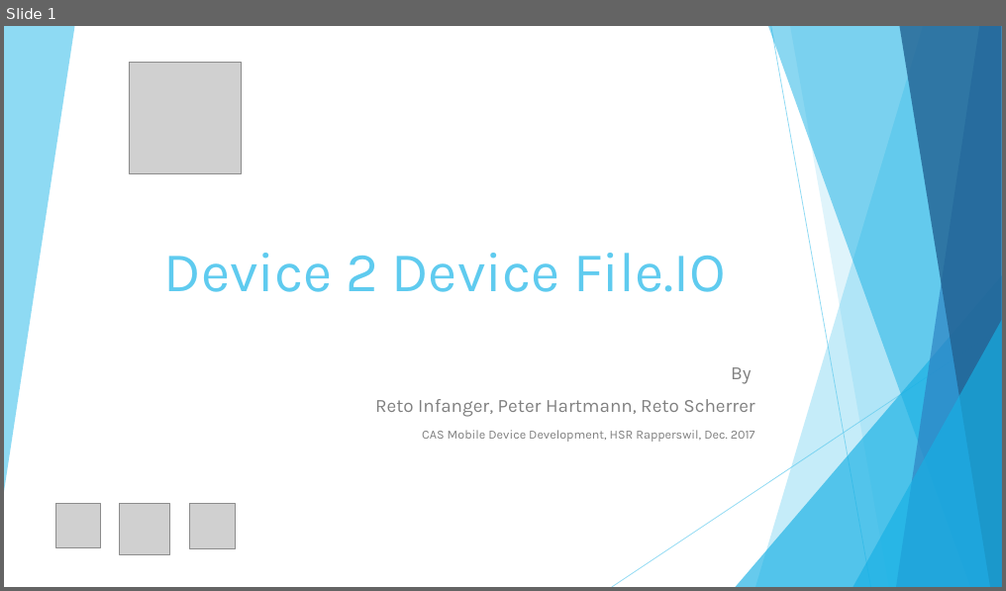
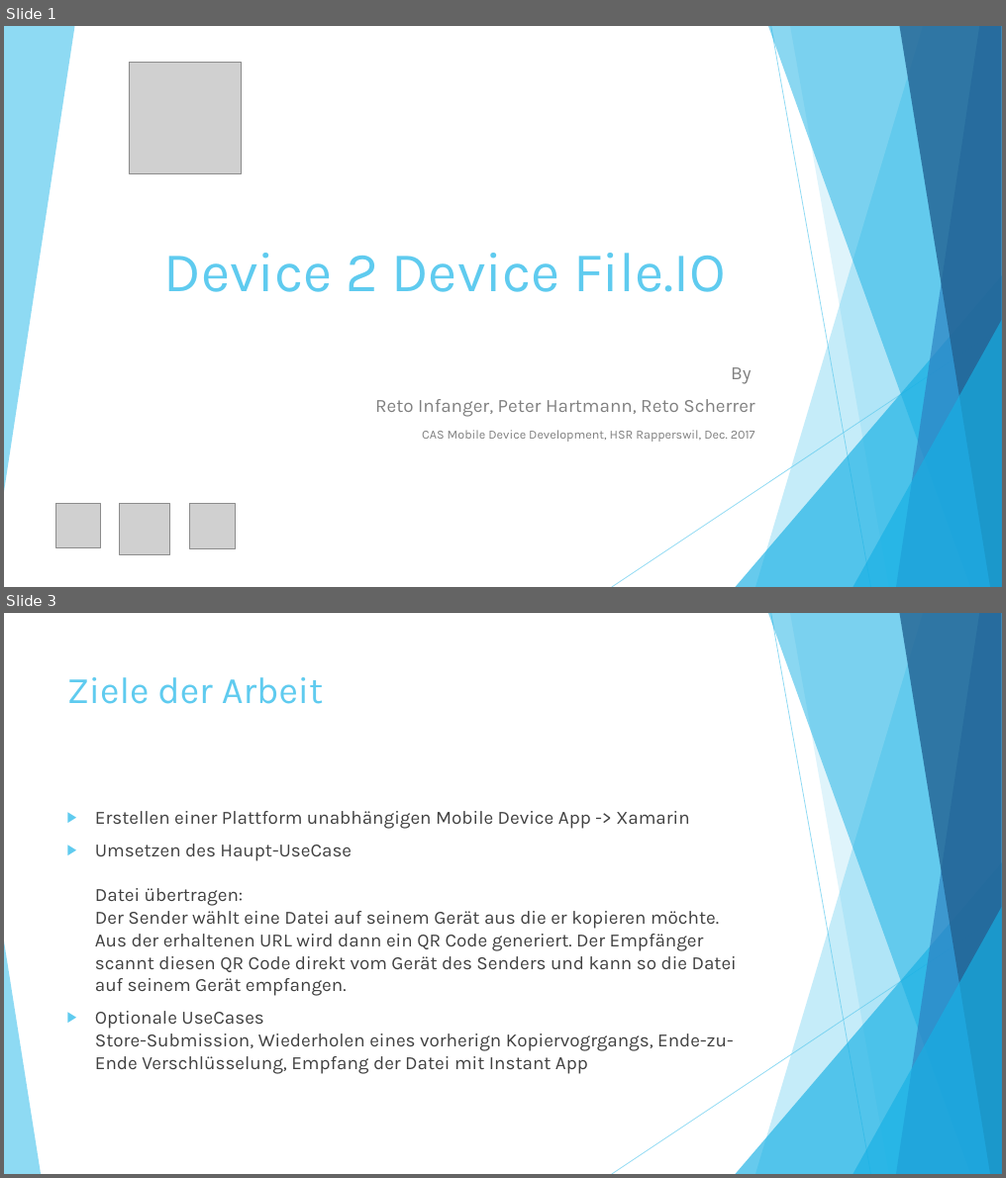
Before and after one commit to chrobacik/Device2Device-FileIO, a slide deck: Projekt Dokumente/Präsentation.pptx. Shown one above the other, each under a label of ours: slide 1 before the commit, slides 1 and 3 after it; the slides between them are not shown. The pictures are 1006x591 and 1006x1178 pixels, drawn with LibreOffice and Linux fonts; fonts in the diff are those of the drawing; grey boxes stand for pictures. Boxes give left, top, right and bottom in pixels: in the first picture for what was removed or moved away, otherwise in the second. Text is boxed around its words. In the diff, an @@ line names an element or a change of style, - is before the commit and + after.

```diff
--- a/Projekt Dokumente/Präsentation.pptx
+++ b/Projekt Dokumente/Präsentation.pptx
@@ slide 3 added at box(4, 613, 1002, 1174), background #FFFFFF; not listed: 9 template elements that a slide beside it also shows @@
@@ title added at box(67, 677, 324, 704), 36 pt, text #5FCBEF @@
+Ziele der Arbeit
@@ text added at box(95, 811, 737, 1074), 18 pt, text #404040 @@
+▶ Erstellen einer Plattform unabhängigen Mobile Device App -> Xamarin
+▶ Umsetzen des Haupt-UseCase
+  Datei übertragen:
+  Der Sender wählt eine Datei auf seinem Gerät aus die er kopieren möchte. Aus der erhaltenen URL wird dann ein QR Code generiert. Der Empfänger scannt diesen QR Code direkt vom Gerät des Senders und kann so die Datei auf seinem Gerät empfangen.
+▶ Optionale UseCases
+  Store-Submission, Wiederholen eines vorherign Kopiervogrgangs, Ende-zu-Ende Verschlüsselung, Empfang der Datei mit Instant App
@@ triangle added at box(4, 942, 41, 1174), fill #5FCBEF at 70% opacity @@
```
Also in this commit, not shown: 10 other slides added, 1 other file.
